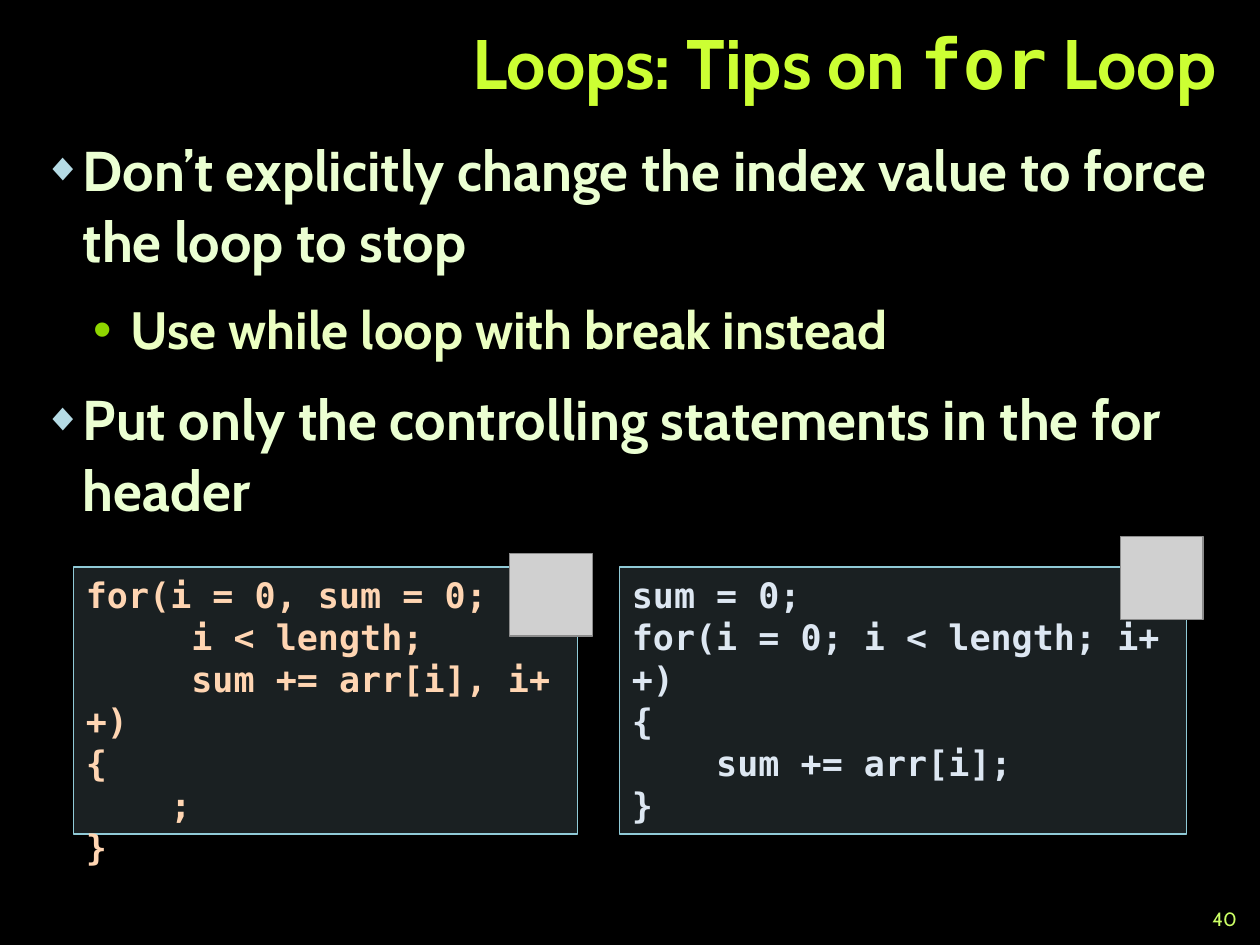
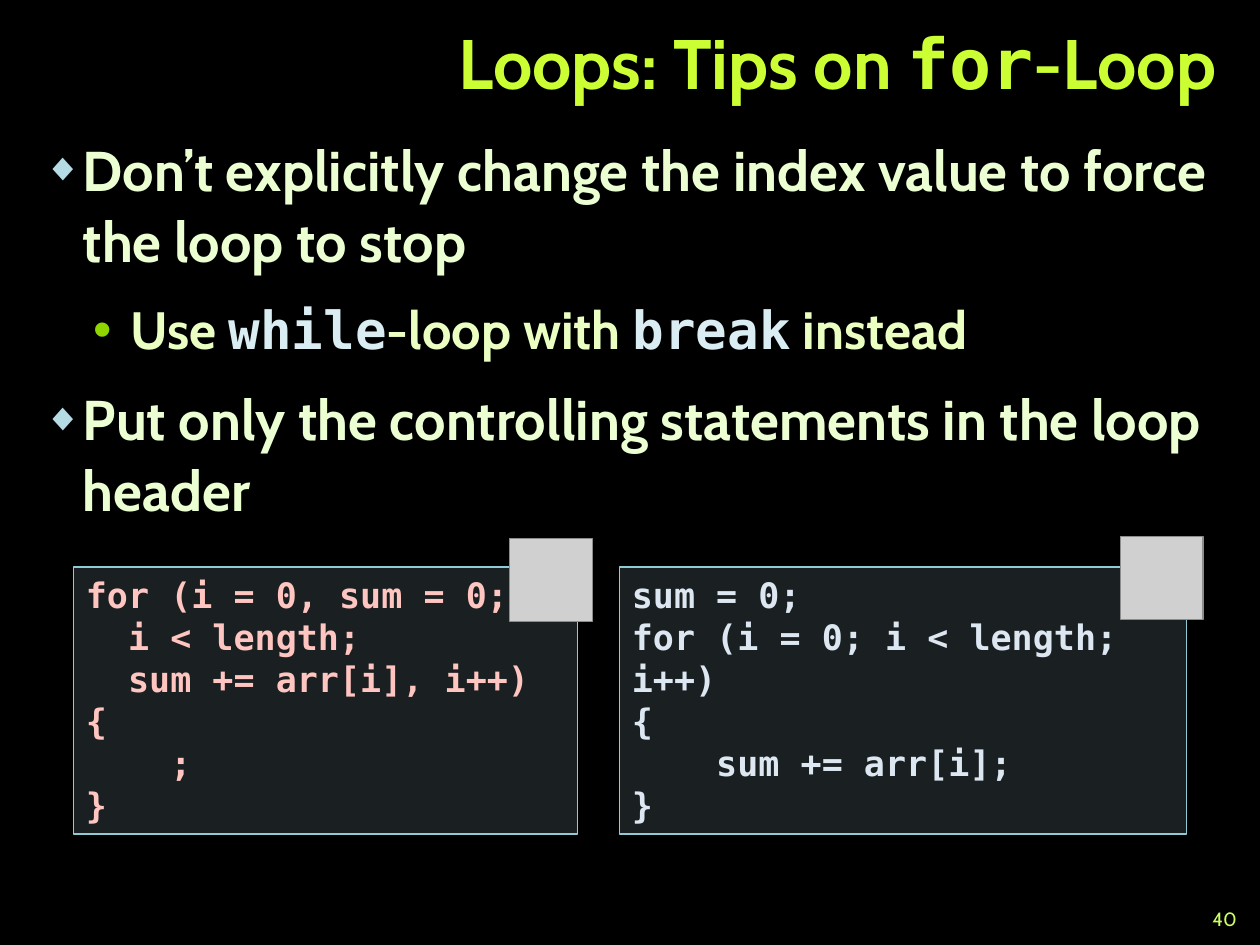
Before and after one commit to NikolayGenov/TelerikAcademy, a slide deck: slide 40 of KPK/Lectures/6. Using Control Structures, Conditional Statements and Loops.pptx. Drawn at 1260x945 pixels with LibreOffice and Linux fonts; fonts in the diff are those of the drawing; grey boxes stand for pictures; background and template pictures are left out. Boxes give left, top, right and bottom in pixels: in the first picture for what was removed or moved away, otherwise in the second. Text is boxed around its words. In the diff, an @@ line names an element or a change of style, - is before the commit and + after.

Commit message:
KPK Using conditionalStatementsLoops etc.

```diff
--- a/KPK/Lectures/6. Using Control Structures, Conditional Statements and Loops.pptx
+++ b/KPK/Lectures/6. Using Control Structures, Conditional Statements and Loops.pptx
@@ title at (459, 35, 1216, 105): text changed @@
-Loops: Tips on for Loop
+Loops: Tips on for-Loop
@@ text at (83, 307, 1200, 512): text changed @@
-  • Use while loop with break instead
-◆ Put only the controlling statements in the for header
+  • Use while-loop with break instead
+◆ Put only the controlling statements in the loop header
@@ picture: place and size @@
-picture at (509, 553, 592, 636)
+picture at (509, 539, 592, 622)
@@ text in rectangle at (86, 580, 508, 613): text changed; text colour #FFD5B2 to #FFC5C0 @@
-for(i = 0, sum = 0;
+for (i = 0, sum = 0;
@@ text in rectangle at (128, 622, 529, 697): text colour #FFD5B2 to #FFC5C0 in "i < length;", "sum += arr[i], i++)", "{", ";" and 1 more places @@
@@ text in rectangle at (632, 622, 1118, 697): spaces changed @@
-for(i = 0; i < length; i++)
+for (i = 0; i < length; i++)
```
Also in this commit, not shown: 45 other slides changed, 17 other files.
